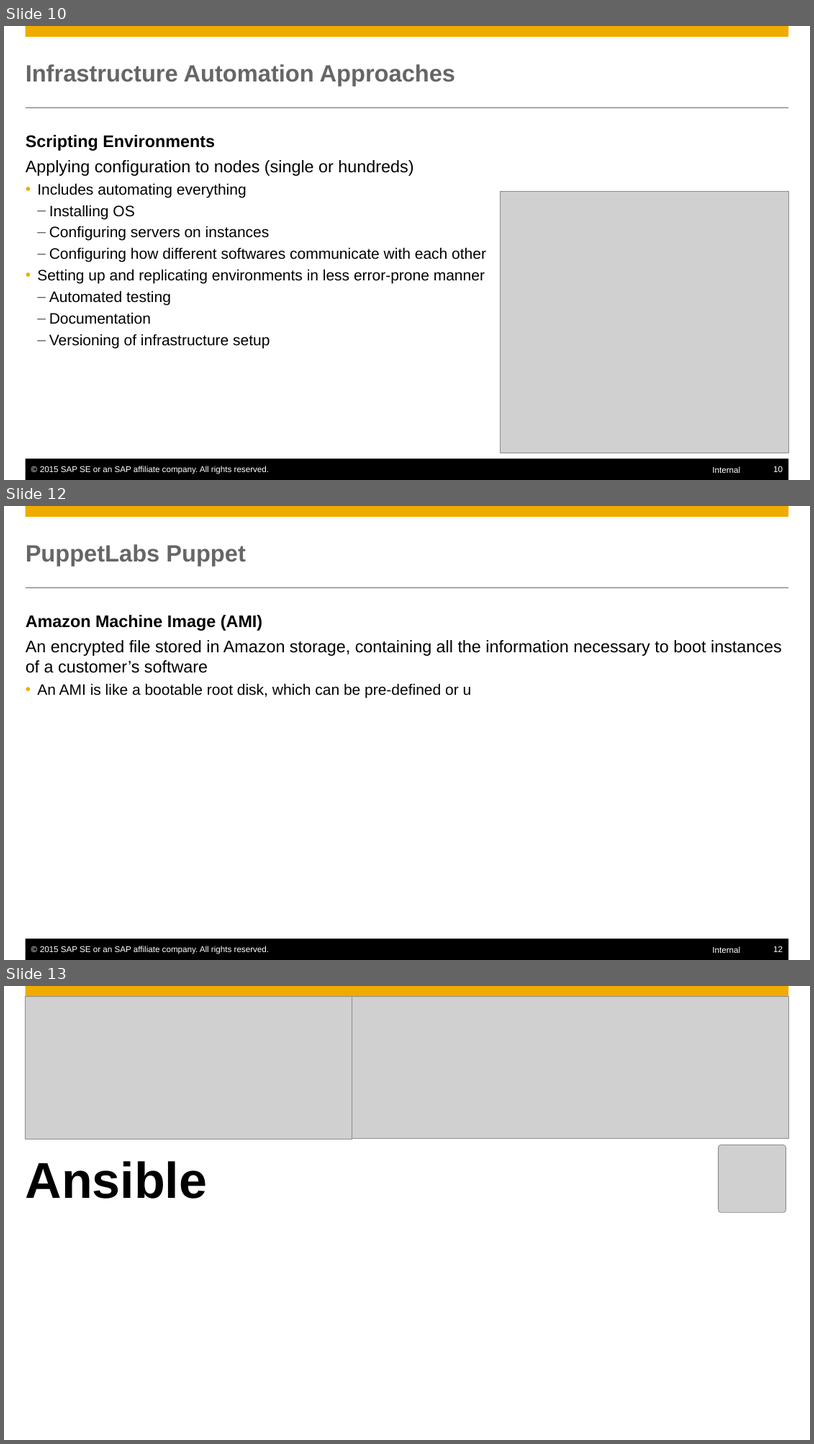
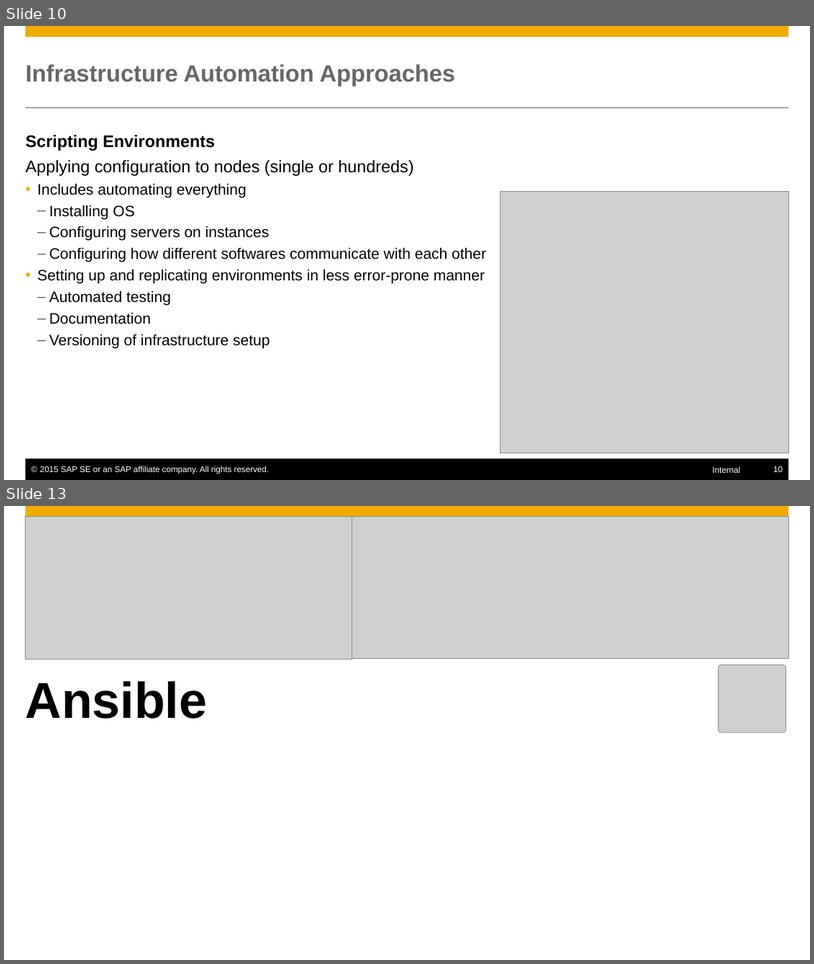
Before and after one commit to Hingo/ansible_meteor, a slide deck: presentation/slides.pptx. Shown one above the other, each under a label of ours: slides 10, 12 and 13 before the commit, slides 10 and 13 after it; the slides between them are not shown. The pictures are 814x1444 and 814x964 pixels, drawn with LibreOffice and Linux fonts; fonts in the diff are those of the drawing; grey boxes stand for pictures; background and template pictures are left out. Boxes give left, top, right and bottom in pixels: in the first picture for what was removed or moved away, otherwise in the second. Text is boxed around its words. In the diff, an @@ line names an element or a change of style, - is before the commit and + after.

```diff
--- a/presentation/slides.pptx
+++ b/presentation/slides.pptx
@@ slide 12 removed at bbox=[4, 506, 810, 960], background #FFFFFF; not listed: 6 template elements that a slide beside it also shows @@
@@ title removed at bbox=[26, 544, 246, 566] @@
-PuppetLabs Puppet
@@ text removed at bbox=[26, 615, 782, 698] @@
-Amazon Machine Image (AMI)
-  An encrypted file stored in Amazon storage, containing all the information necessary to boot instances of a customer’s software
-    • An AMI is like a bootable root disk, which can be pre-defined or u
```
Also in this commit, not shown: 4 slides changed, 3 slides added, 6 other slides removed.
